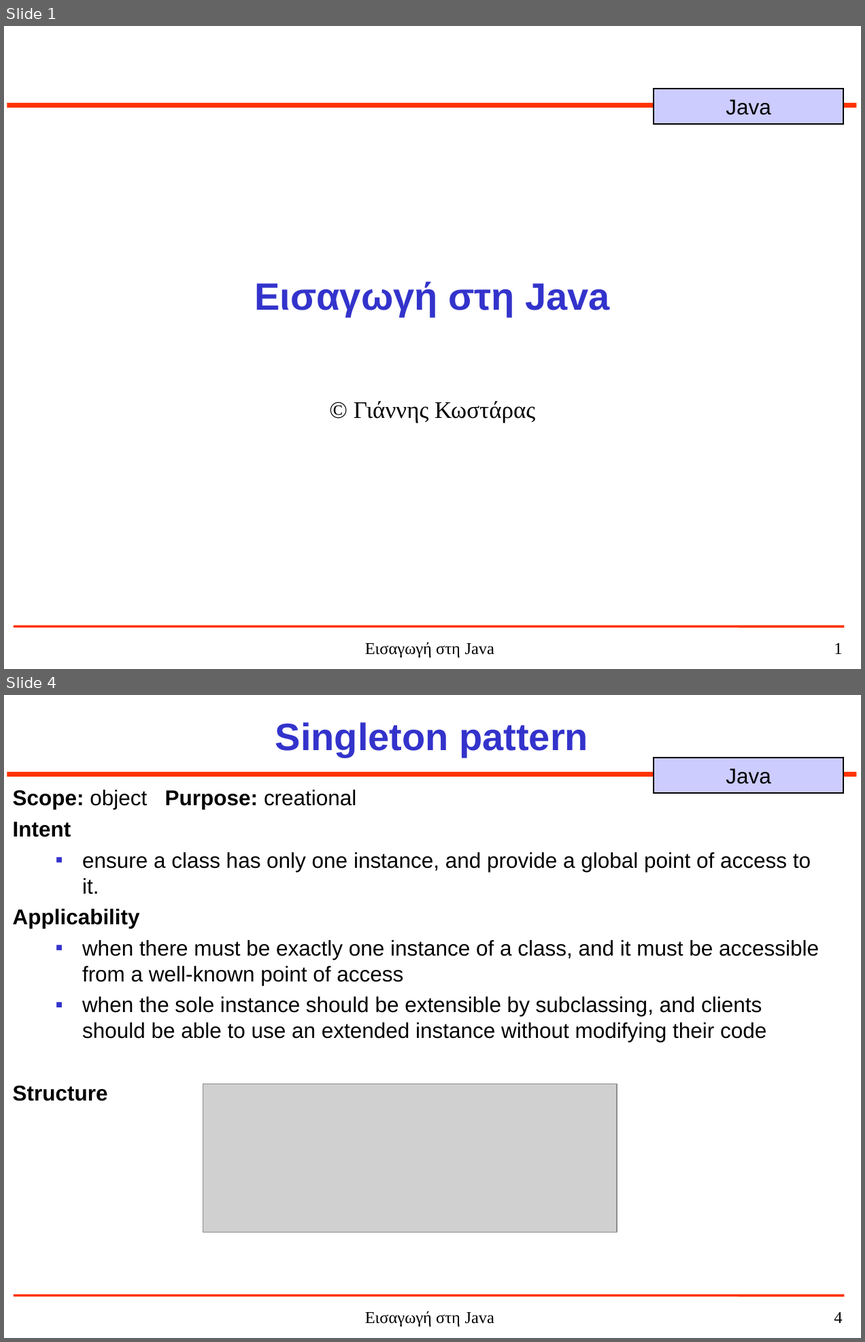
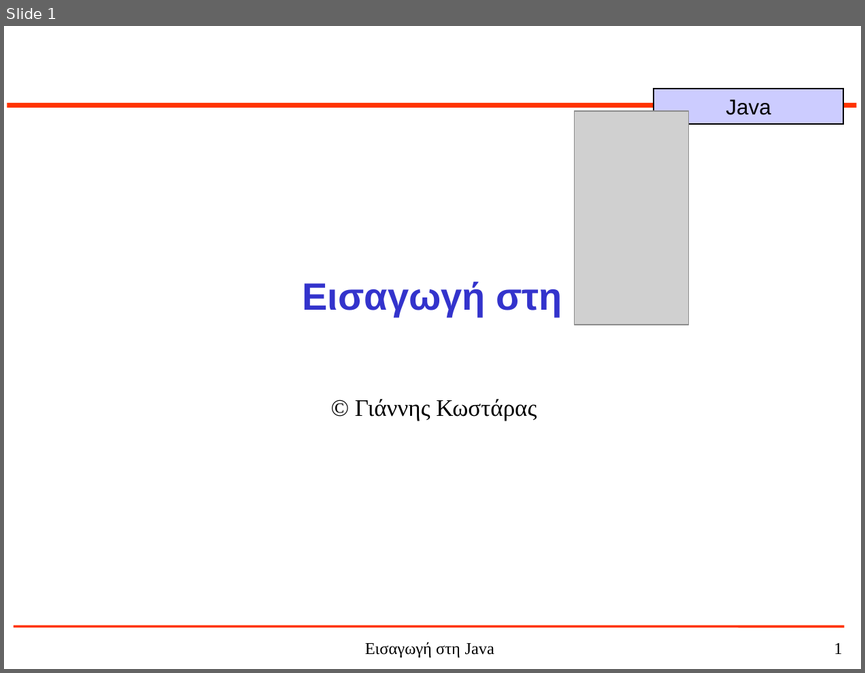
Before and after one commit to jkost/jkost.github.io, a slide deck: Java/slides/1-JavaHistory.ppt. Shown one above the other, each under a label of ours: slides 1 and 4 before the commit, slide 1 after it; the slides between them are not shown. The pictures are 865x1342 and 865x673 pixels, drawn with LibreOffice and Linux fonts; fonts in the diff are those of the drawing; grey boxes stand for pictures. Boxes give left, top, right and bottom in pixels: in the first picture for what was removed or moved away, otherwise in the second. Text is boxed around its words. In the diff, an @@ line names an element or a change of style, - is before the commit and + after.

```diff
--- a/Java/slides/1-JavaHistory.ppt
+++ b/Java/slides/1-JavaHistory.ppt
@@ slide 4 removed at bbox=[4, 695, 861, 1338], background #FFFFFF; not listed: 5 template elements that a slide beside it also shows @@
@@ title removed at bbox=[275, 722, 588, 758] @@
-Singleton pattern
@@ text removed at bbox=[13, 790, 819, 1101] @@
-Scope: object Purpose: creational
-Intent
-  ▪ ensure a class has only one instance, and provide a global point of access to it.
-Applicability
-  ▪ when there must be exactly one instance of a class, and it must be accessible from a well-known point of access
-  ▪ when the sole instance should be extensible by subclassing, and clients should be able to use an extended instance without modifying their code
-Structure
@@ picture removed at bbox=[203, 1084, 617, 1232] @@
@@ slide 1 changed as well @@
@@ picture added at bbox=[574, 111, 689, 324] @@
@@ title at bbox=[302, 281, 562, 317]: text changed @@
-Εισαγωγή στη Java
+Εισαγωγή στη
@@ subtitle "© Γιάννης Κωστάρας": place and size @@
-subtitle "© Γιάννης Κωστάρας" at bbox=[354, 401, 535, 423]
+subtitle "© Γιάννης Κωστάρας" at bbox=[355, 399, 536, 420]
```
Also in this commit, not shown: 8 slides added, 36 other slides removed, 2 other files.
